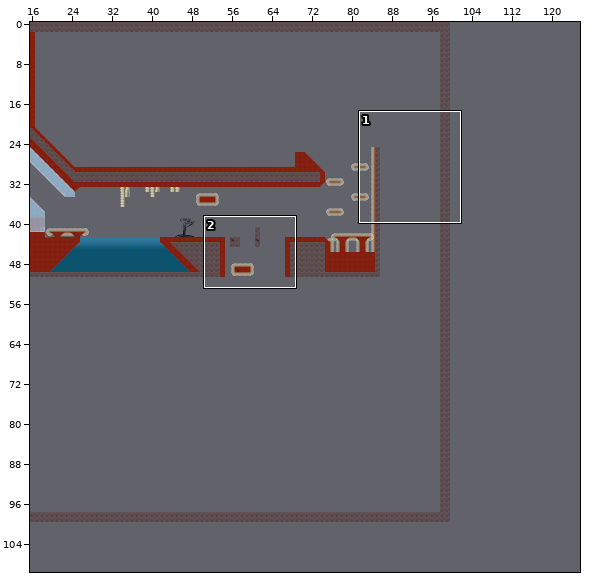
One commit to this Tiled map: data/assets/platforms2.tmx. Above: a wide view before the commit, with the close-up outlined.
Close-up. Earlier state:
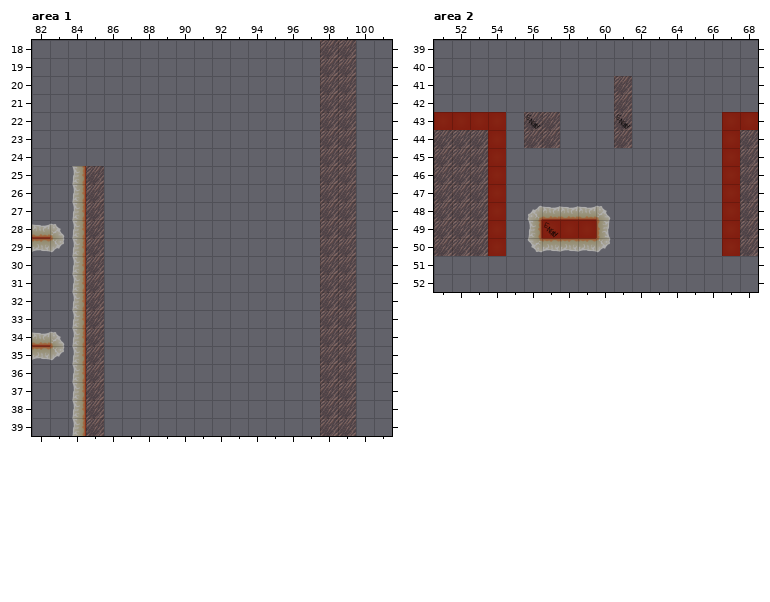
Cells are 64x64 px. Shown: area 1 x 82..101, y 18..39; area 2 x 51..68, y 39..52. The commit also changed other parts of the map, which this record leaves out. The old version is drawn lined up with the new one.
The result:
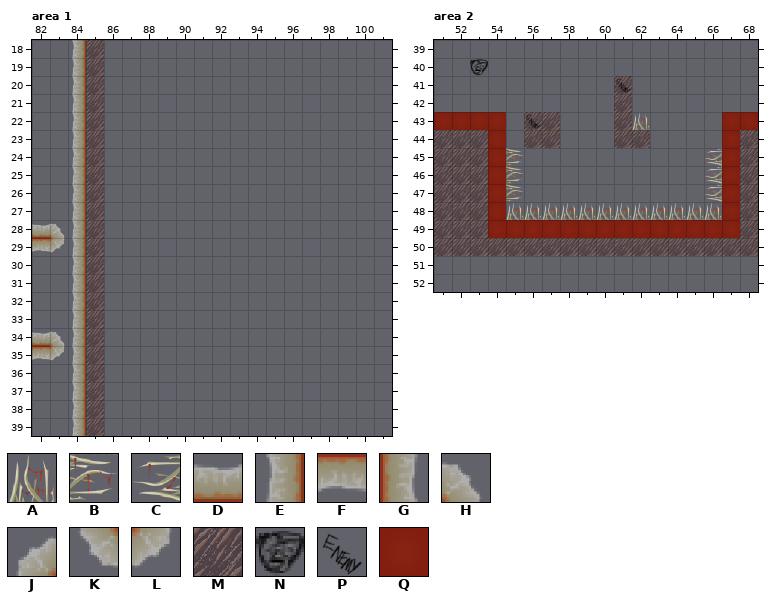
Key: from "Spike": A 0 "NonEdible", B 1, C 3; from "TileBounce": D 0 "NonEdibleEdge", E 1, F 2, G 3, H 4 "NonEdibleSlope", J 5, K 6, L 7; from "TileHard": M 0 "NonEdible", N 23, P 26; from "TileMeatSolid1": Q 0 "Block".
_ is an empty cell.
Tiles replaced or removed in this view: D, E, F, G, H, J, K, L, M, P, Q.
See-through tiles are keyed as they look on the map.
The exact change:
Changed rows in their new state; . is an unchanged cell.
map size 100x100 -> 128x128 cells
Layer "Level", area 1:
first column x 84:
18 EM............__
19 EM............__
20 EM............__
21 EM............__
22 EM............__
23 EM............__
24 EM............__
25 ..............__
26 ..............__
27 ..............__
28 ..............__
29 ..............__
30 ..............__
31 ..............__
32 ..............__
33 ..............__
34 ..............__
35 ..............__
36 ..............__
37 ..............__
38 ..............__
39 ..............__
Layer "Level", area 2:
first column x 54:
43 ........A.....
44 ........M.....
45 .B..........C.
46 .B..........C.
47 .B..........C.
48 .AAAAAAAAAAAA.
49 .QQ...QQQQQQQ.
50 MMMMMMMMMMMMMM
Layer "Flags", area 2:
first column x 53:
40 N........
41 ........P
43 ........_
first column x 57:
49 _
